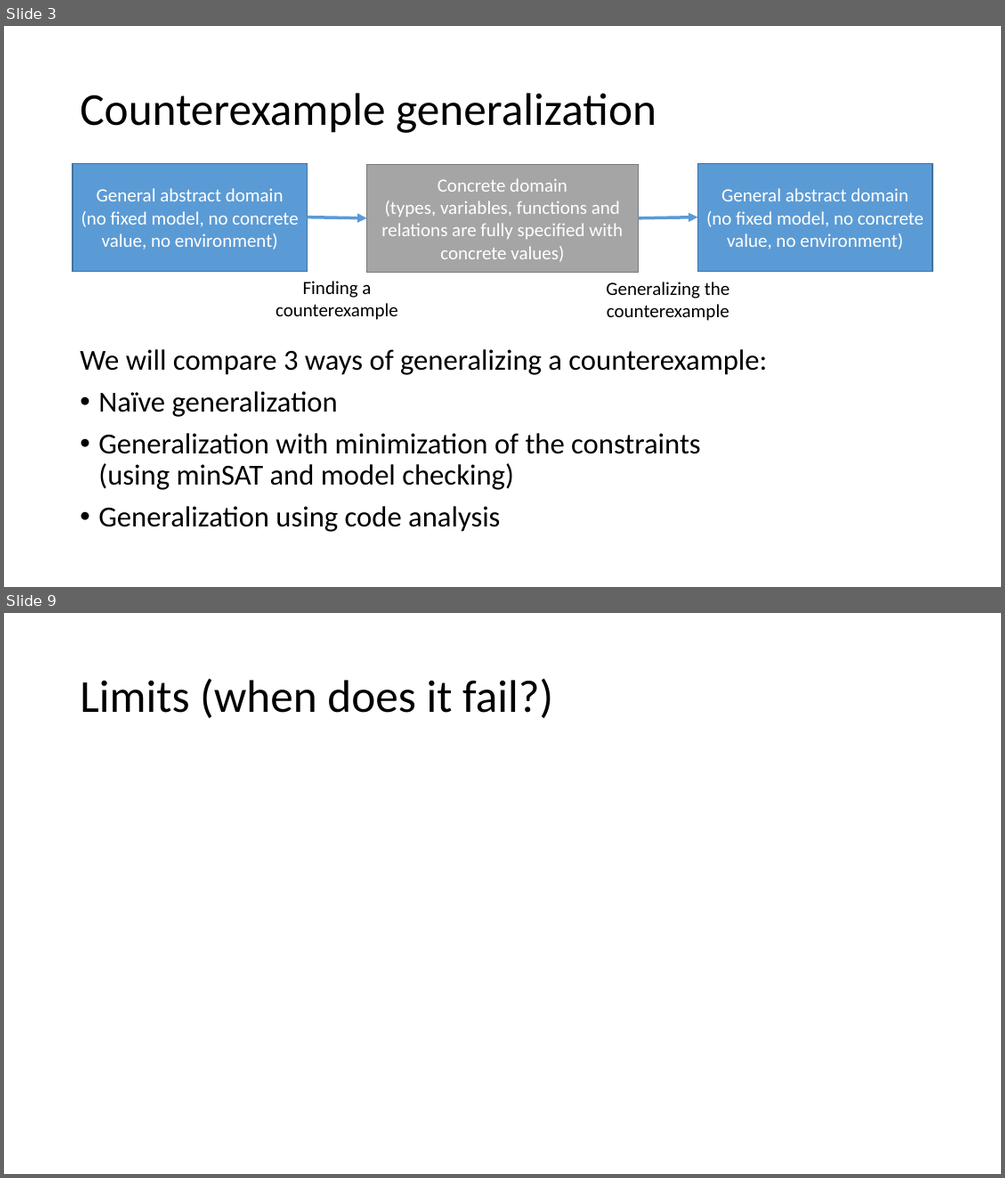
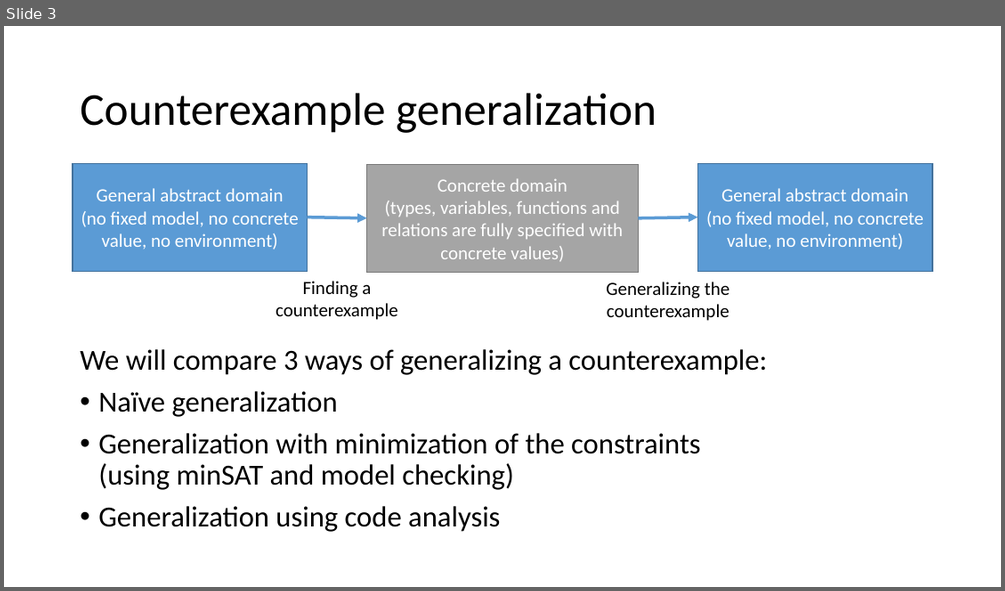
Before and after one commit to tjhance/ivy-research, a slide deck: invariant_synthesis/Invariant Synthesis.pptx. Shown one above the other, each under a label of ours: slides 3 and 9 before the commit, slide 3 after it; the slides between them are not shown. The pictures are 1005x1178 and 1005x591 pixels, drawn with LibreOffice and Linux fonts; fonts in the diff are those of the drawing. Boxes give left, top, right and bottom in pixels: in the first picture for what was removed or moved away, otherwise in the second. Text is boxed around its words. In the diff, an @@ line names an element or a change of style, - is before the commit and + after.

```diff
--- a/invariant_synthesis/Invariant Synthesis.pptx
+++ b/invariant_synthesis/Invariant Synthesis.pptx
@@ slide 9 removed at (4, 613, 1001, 1174), background #FFFFFF @@
@@ title removed at (80, 678, 553, 718) @@
-Limits (when does it fail?)
```
Also in this commit, not shown: 3 slides changed, 13 slides added, 3 other slides removed, 2 other files.
